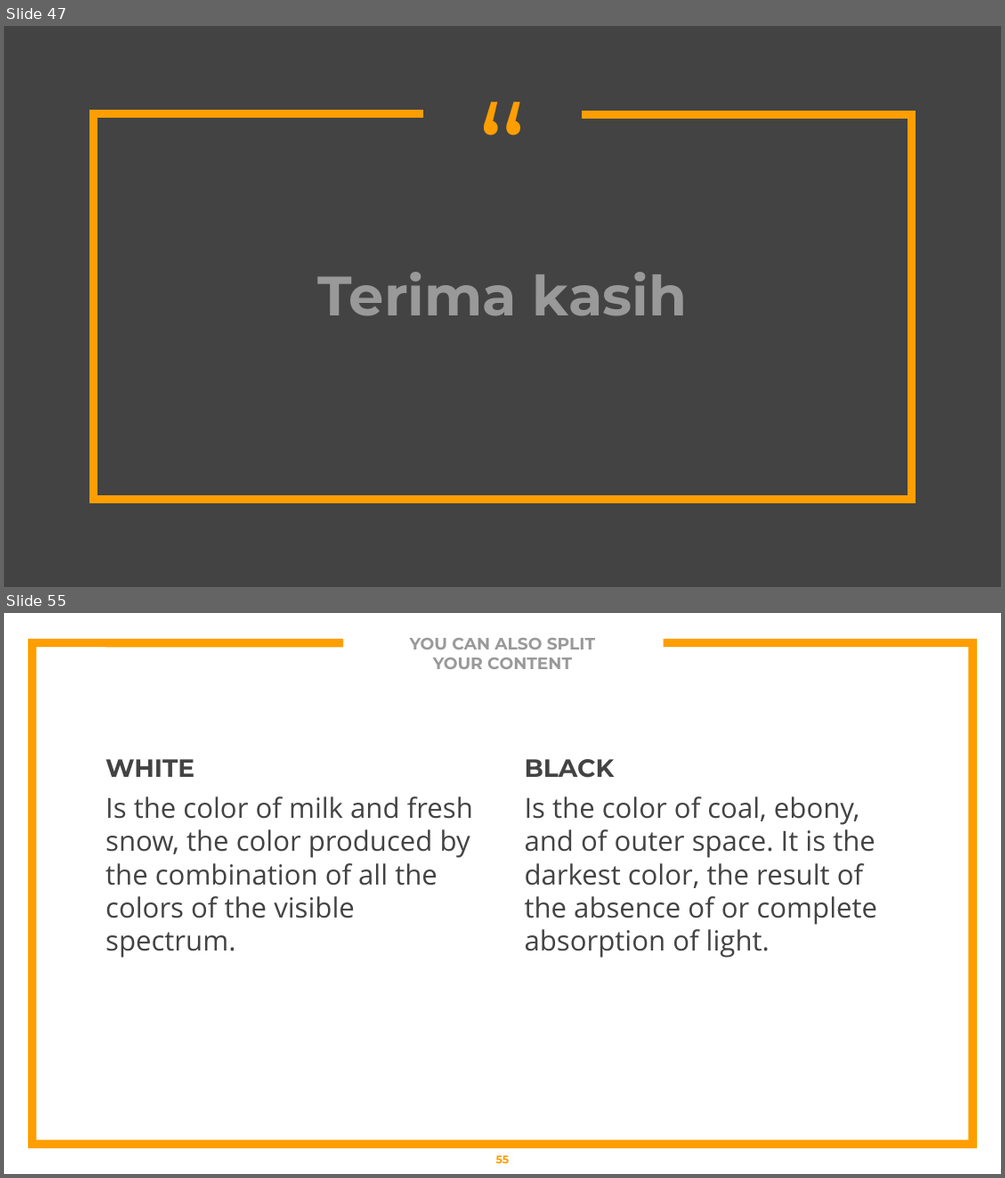
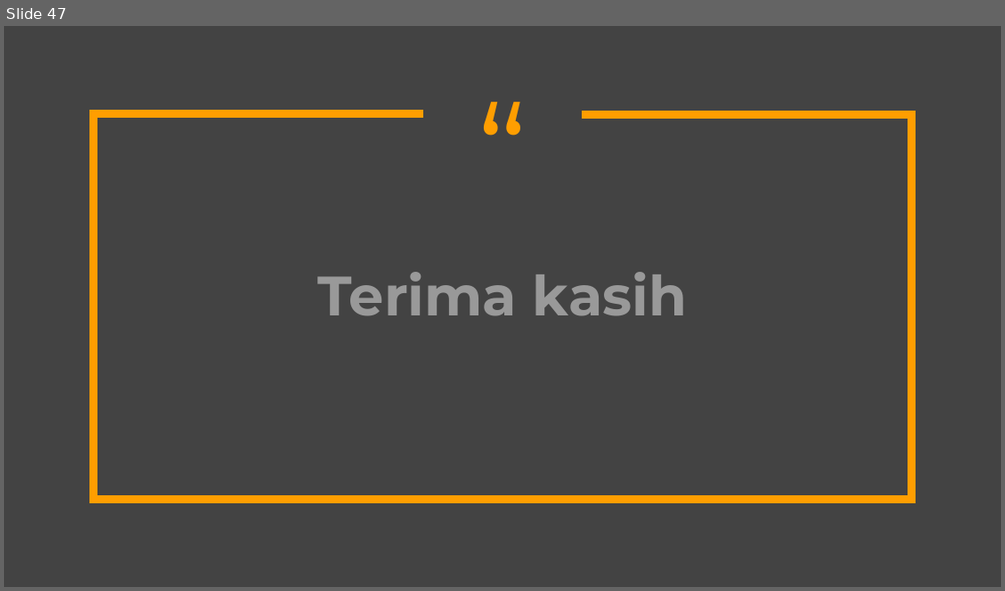
Before and after one commit to bagusco/R-OJK, a slide deck: Regresi OJK.pptx. Shown one above the other, each under a label of ours: slides 47 and 55 before the commit, slide 47 after it; the slides between them are not shown. The pictures are 1005x1178 and 1005x591 pixels, drawn with LibreOffice and Linux fonts; fonts in the diff are those of the drawing. Boxes give left, top, right and bottom in pixels: in the first picture for what was removed or moved away, otherwise in the second. Text is boxed around its words. In the diff, an @@ line names an element or a change of style, - is before the commit and + after.

```diff
--- a/Regresi OJK.pptx
+++ b/Regresi OJK.pptx
@@ slide 55 removed at <box>4,613,1001,1174</box>, background #FFFFFF @@
@@ title removed at <box>410,638,595,669</box> @@
-YOU CAN ALSO SPLIT
-YOUR CONTENT
@@ freeform shape removed at <box>32,643,972,1144</box> @@
@@ text removed at <box>105,759,473,957</box> @@
-WHITE
-Is the color of milk and fresh snow, the color produced by the combination of all the colors of the visible spectrum.
@@ text removed at <box>525,759,878,957</box> @@
-BLACK
-Is the color of coal, ebony, and of outer space. It is the darkest color, the result of the absence of or complete absorption of light.
@@ page number removed at <box>496,1155,510,1163</box> @@
-55
```
Also in this commit, not shown: 1 slide changed, 27 other slides removed.
